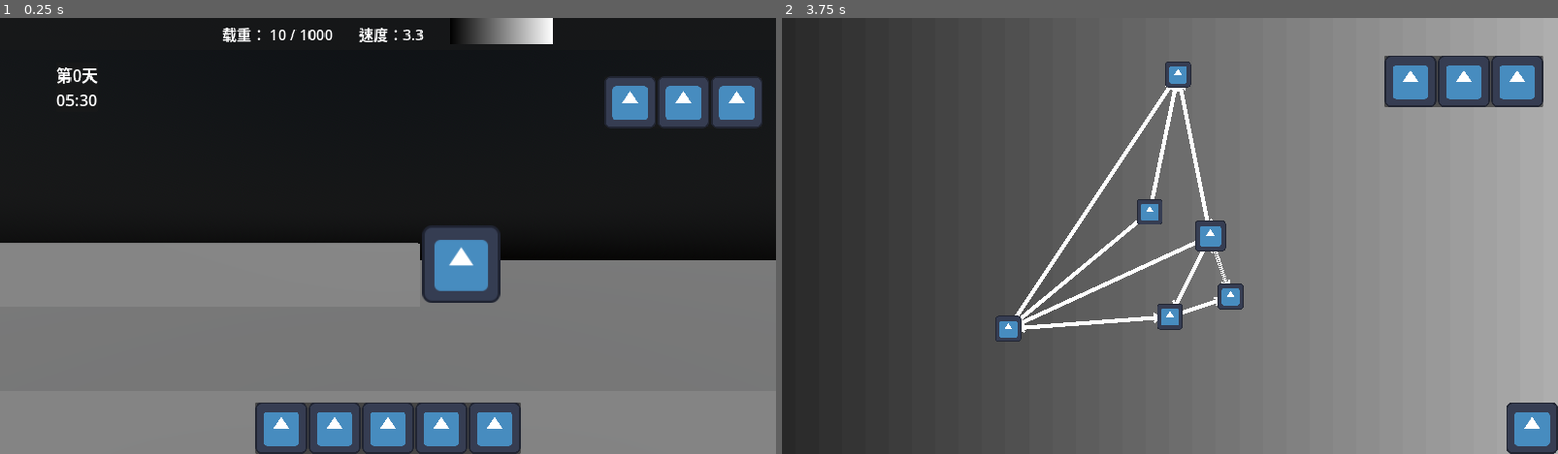
Above: before the commit, frames 1-2 (left to right).
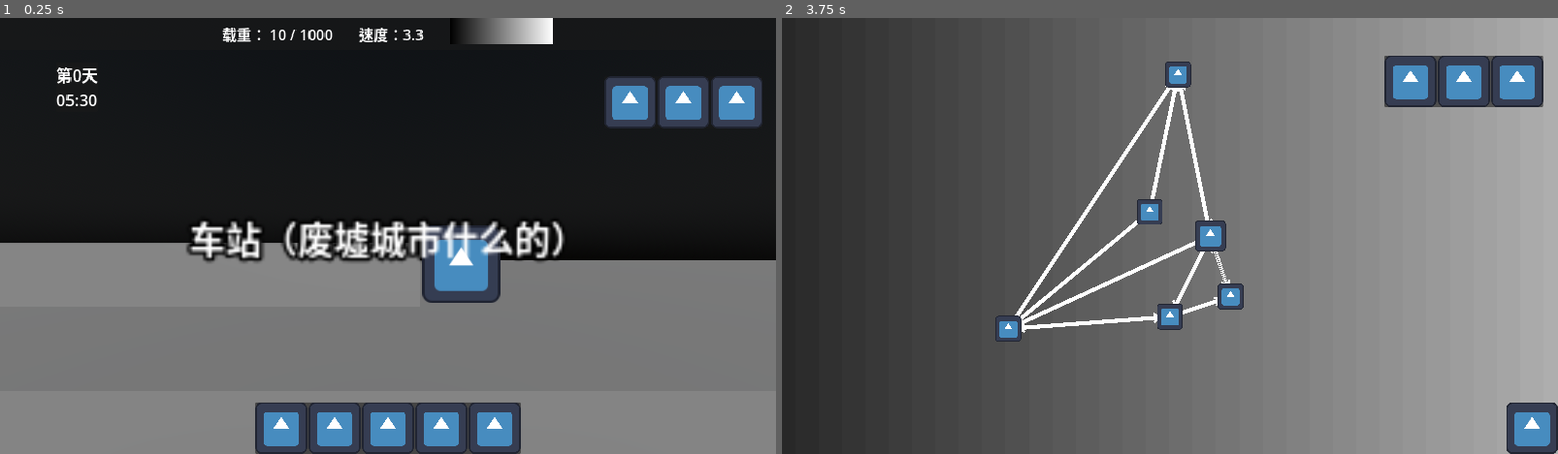
Above: after the commit, the same moments.

Repository: lxdua/EndingLine
Game: Godot game, scene res://Scene/BaseScene/base_scene.tscn
Same seed, same stepped clock (60 frames per second), same inputs: the game is played once before the commit and once after it. This scene is started directly instead of the project's main scene. The engine's default icon, where the game draws it, is replaced by a stand-in: a white triangle on a blue panel in a dark square.
Inputs (mouse positions are in pixels of both pictures, inside the frame that each line leads up to):
- Up to frame 1 (0.25 s): no input
- Up to frame 2 (3.75 s): click (1464, 100) at 0.5 s; click (1464, 100) at 1.25 s; click (1061, 427) at 2 s; click (1115, 427) at 2.75 s; click (1170, 427) at 3.5 s

The runs differ from the first frame. In frame 1, 2.9% of the frame differs, in the area x 24-73%, y 46-57%; in frame 2, nothing differs.

Commit message:
加了点字

Diff:
--- a/endinglinetry/Scene/PrisonScene/prison_scene.tscn
+++ b/endinglinetry/Scene/PrisonScene/prison_scene.tscn
@@ -20,6 +20,10 @@
 
 [node name="Camera" type="Camera3D" parent="PlayerBody"]
 transform = Transform3D(1, 0, 0, 0, 1, 0, 0, 0, 1, 0, 1.38372, 4.1854)
+
+[node name="Label3D" type="Label3D" parent="PlayerBody/Camera"]
+transform = Transform3D(1, 0, 0, 0, 1, 0, 0, 0, 1, 0, 0, -2)
+text = "地牢"
 
 [node name="CSGCombiner3D" type="CSGCombiner3D" parent="."]
 use_collision = true
--- a/endinglinetry/Scene/StationScene/station_scene.tscn
+++ b/endinglinetry/Scene/StationScene/station_scene.tscn
@@ -19,6 +19,10 @@
 [node name="Camera" type="Camera3D" parent="."]
 transform = Transform3D(1, 0, 0, 0, 1, 0, 0, 0, 1, 0, 1.59523, 1.59702)
 
+[node name="Label3D" type="Label3D" parent="Camera"]
+transform = Transform3D(1, 0, 0, 0, 1, 0, 0, 0, 1, 0, 0, -1.26001)
+text = "车站（废墟城市什么的）"
+
 [node name="DirectionalLight3D" type="DirectionalLight3D" parent="."]
 transform = Transform3D(1, 0, 0, 0, 0.77936, 0.626577, 0, -0.626577, 0.77936, 0, 5, 0)
 
--- a/endinglinetry/Scene/TrainScene/train_scene.tscn
+++ b/endinglinetry/Scene/TrainScene/train_scene.tscn
@@ -34,6 +34,10 @@
 [node name="Camera" type="Camera3D" parent="."]
 transform = Transform3D(1, 0, 0, 0, 1, 0, 0, 0, 1, 0.489852, 0.940667, 3.78317)
 
+[node name="Label3D" type="Label3D" parent="Camera"]
+transform = Transform3D(1, 0, 0, 0, 1, 0, 0, 0, 1, 0, 0, -1.41334)
+text = "开车"
+
 [node name="CSGCombiner3D" type="CSGCombiner3D" parent="."]
 
 [node name="CSGBox3D2" type="CSGBox3D" parent="CSGCombiner3D"]
